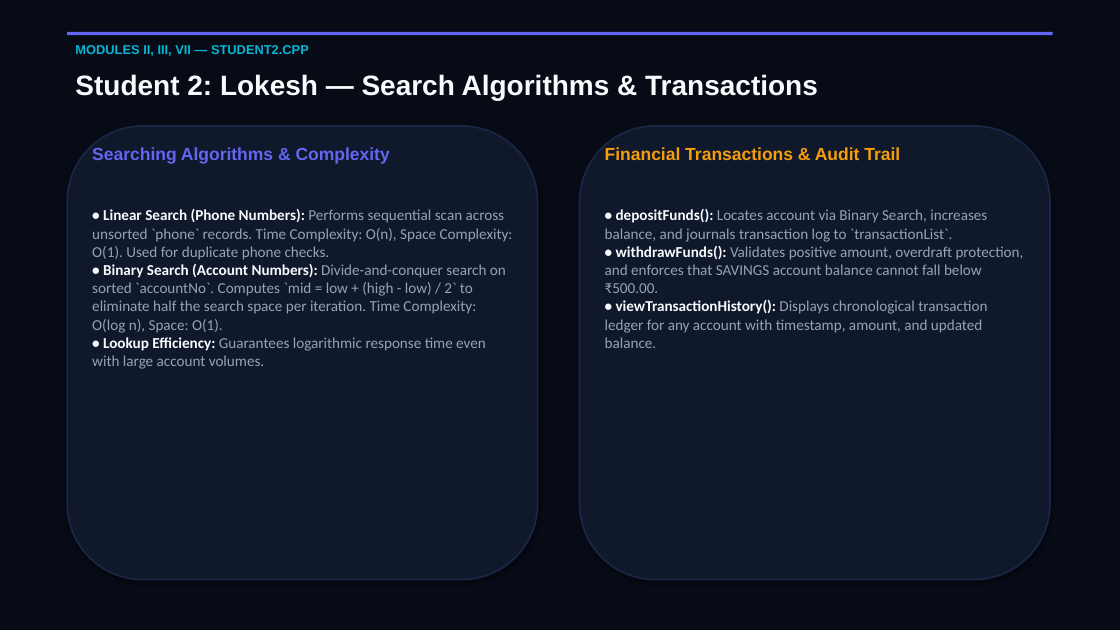
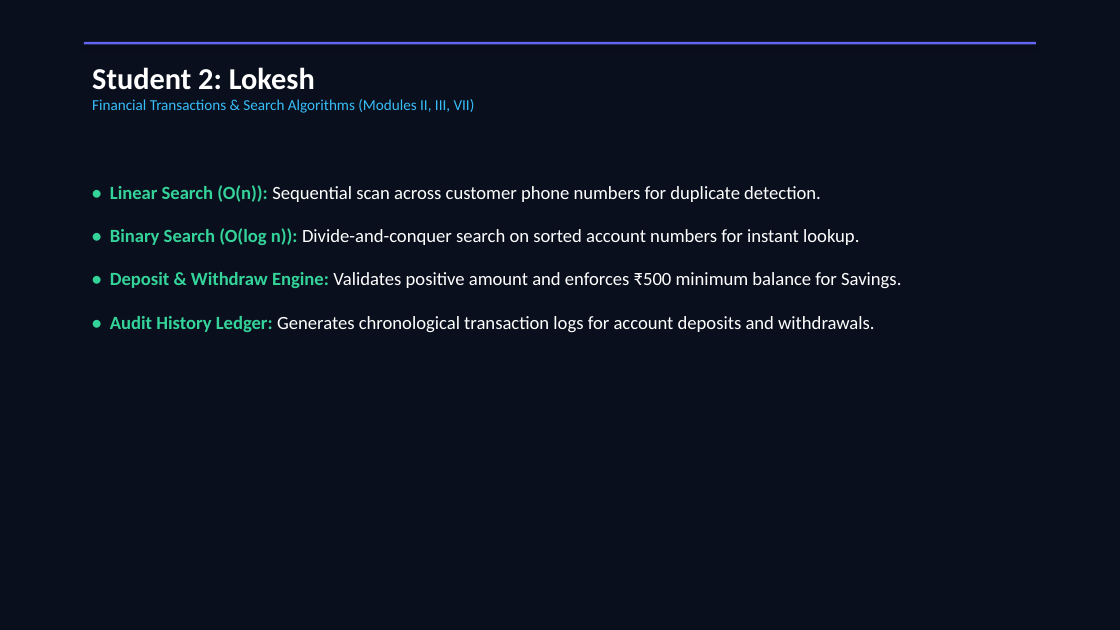
Before and after one commit to manikantareddemoni-glitch/bank-management-system, a slide deck: slide 6 of Bank_Management_System_Presentation.pptx. Drawn at 1120x630 pixels with LibreOffice and Linux fonts; fonts in the diff are those of the drawing. Boxes give left, top, right and bottom in pixels: in the first picture for what was removed or moved away, otherwise in the second. Text is boxed around its words. In the diff, an @@ line names an element or a change of style, - is before the commit and + after.

```diff
--- a/Bank_Management_System_Presentation.pptx
+++ b/Bank_Management_System_Presentation.pptx
@@ rectangle at bbox=[0, 0, 1120, 630]: fill #070B16 to #0A0F1D @@
@@ rectangle: place and size @@
-rectangle at bbox=[67, 32, 1053, 35]
+rectangle at bbox=[84, 42, 1036, 45]
@@ text removed at bbox=[75, 74, 818, 100] @@
-Student 2: Lokesh — Search Algorithms & Transactions
@@ text at bbox=[92, 67, 475, 113]: text changed; size 11 to 13 pt; font Arial to Calibri; text colour #06B6D4 to #38BDF8; bold off @@
-MODULES II, III, VII — STUDENT2.CPP
+Student 2: Lokesh
+Financial Transactions & Search Algorithms (Modules II, III, VII)
@@ rounded rectangle removed at bbox=[67, 126, 538, 580] @@
@@ text removed at bbox=[92, 147, 390, 164] @@
-Searching Algorithms & Complexity
@@ rounded rectangle removed at bbox=[580, 126, 1050, 580] @@
@@ text removed at bbox=[605, 147, 900, 160] @@
-Financial Transactions & Audit Trail
@@ text removed at bbox=[92, 209, 513, 369] @@
-• Linear Search (Phone Numbers): Performs sequential scan across unsorted `phone` records. Time Complexity: O(n), Space Complexity: O(1). Used for duplicate phone checks.
-• Binary Search (Account Numbers): Divide-and-conquer search on sorted `accountNo`. Computes `mid = low + (high - low) / 2` to eliminate half the search space per iteration. Time Complexity: O(log n), Space: O(1).
-• Lookup Efficiency: Guarantees logarithmic response time even with large account volumes.
@@ text added at bbox=[110, 185, 901, 332], 16 pt, text #FFFFFF @@
+• Linear Search (O(n)): Sequential scan across customer phone numbers for duplicate detection.
+• Binary Search (O(log n)): Divide-and-conquer search on sorted account numbers for instant lookup.
+• Deposit & Withdraw Engine: Validates positive amount and enforces ₹500 minimum balance for Savings.
+• Audit History Ledger: Generates chronological transaction logs for account deposits and withdrawals.
@@ text removed at bbox=[605, 209, 1024, 348] @@
-• depositFunds(): Locates account via Binary Search, increases balance, and journals transaction log to `transactionList`.
-• withdrawFunds(): Validates positive amount, overdraft protection, and enforces that SAVINGS account balance cannot fall below ₹500.00.
-• viewTransactionHistory(): Displays chronological transaction ledger for any account with timestamp, amount, and updated balance.
```
Also in this commit, not shown: 10 other slides changed, 3 slides added, 3 slides removed, 1 other file.
